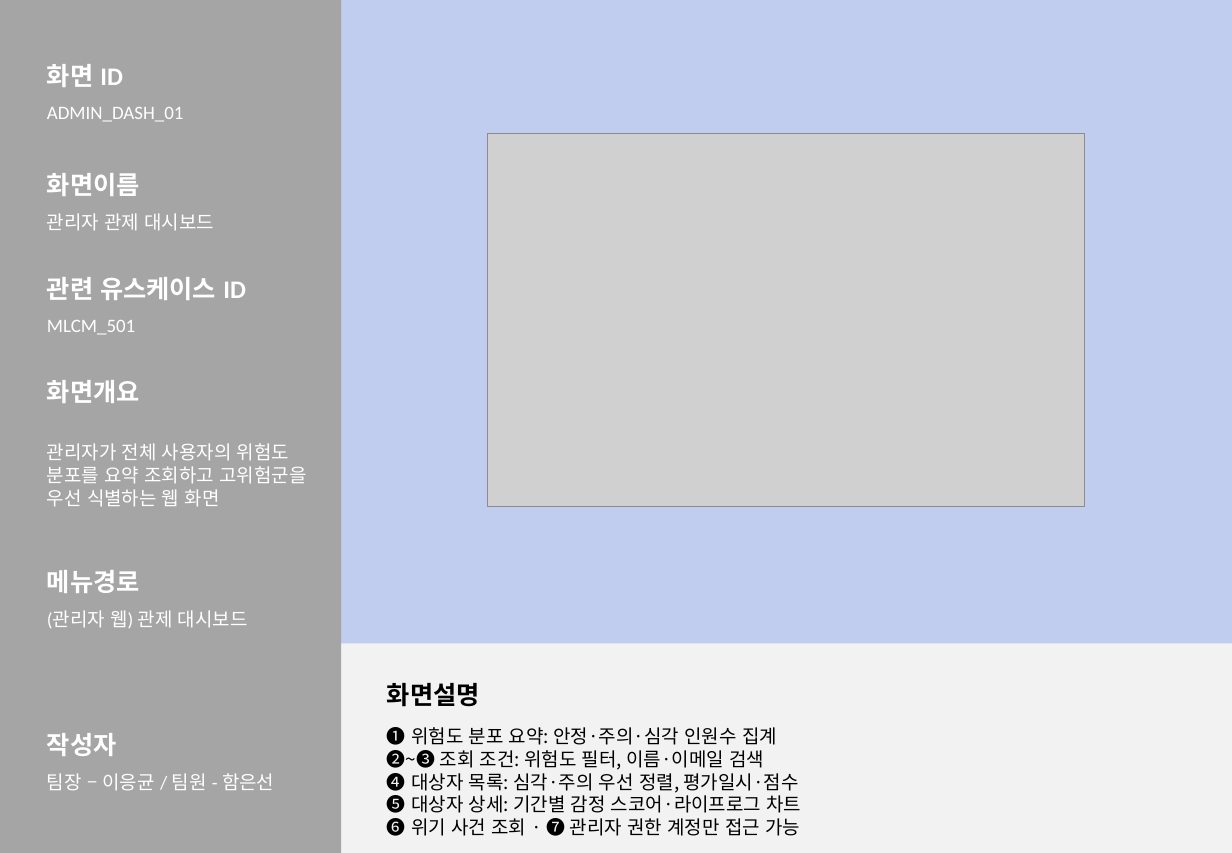
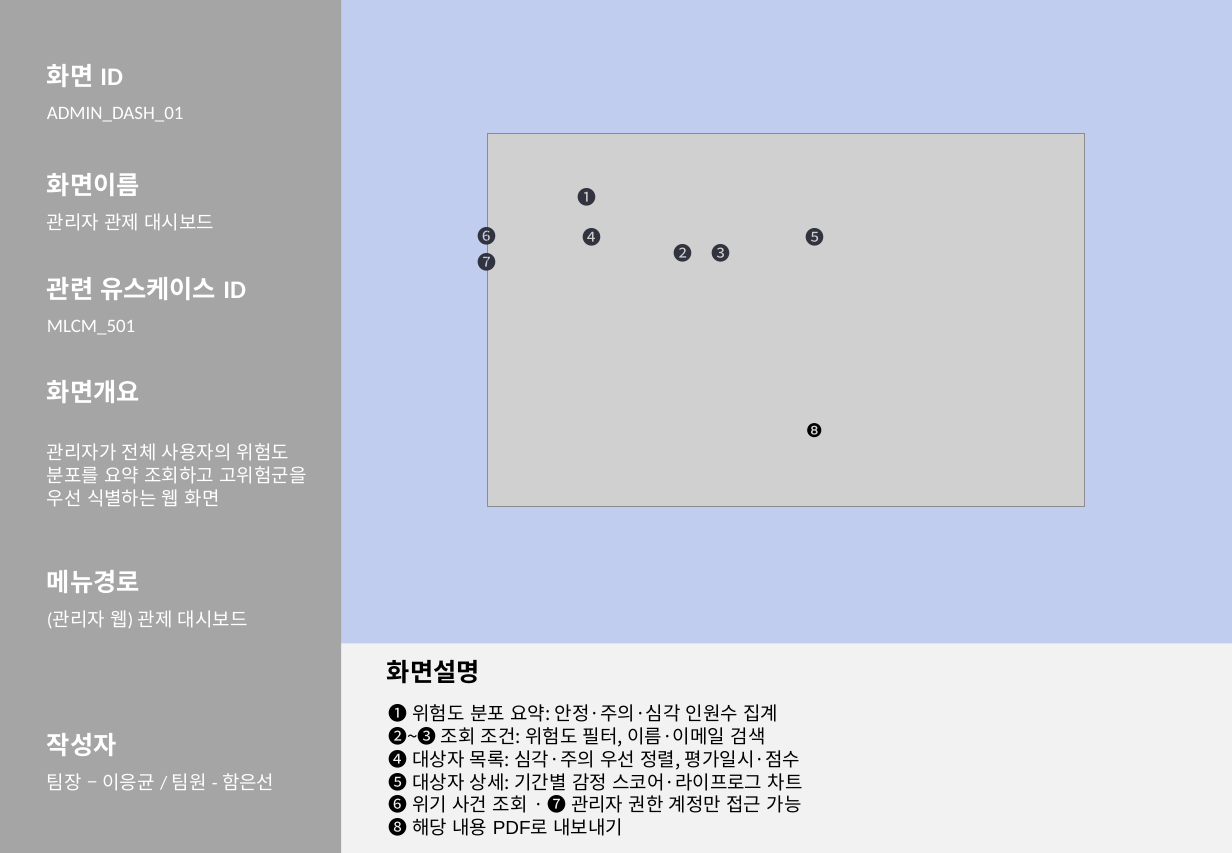
Before and after one commit to 2026-SMHRD-KDT-HealthCare-5/lisn, a slide deck: slide 21 of documents/화면설계서_귀기울임.pptx. Drawn at 1232x853 pixels with LibreOffice and Linux fonts; fonts in the diff are those of the drawing; grey boxes stand for pictures. Boxes give left, top, right and bottom in pixels: in the first picture for what was removed or moved away, otherwise in the second. Text is boxed around its words. In the diff, an @@ line names an element or a change of style, - is before the commit and + after.

```diff
--- a/documents/화면설계서_귀기울임.pptx
+++ b/documents/화면설계서_귀기울임.pptx
@@ text added at [578, 184, 597, 209], 12 pt, text #31333F @@
+❶
@@ text added at [477, 224, 496, 249], 12 pt, text #31333F @@
+❻
@@ text added at [582, 228, 601, 246], 12 pt, text #31333F @@
+❹
@@ text added at [806, 228, 825, 246], 12 pt, text #31333F @@
+❺
@@ text added at [477, 250, 496, 275], 12 pt, text #31333F @@
+❼
@@ text added at [673, 240, 692, 265], 12 pt, text #31333F @@
+❷
@@ text added at [712, 244, 731, 262], 12 pt, text #31333F @@
+❸
@@ text added at [806, 423, 823, 437], 12 pt, text #000000 @@
+❽
@@ text "화면설명": place and size @@
-text "화면설명" at [387, 683, 480, 707]
+text "화면설명" at [387, 660, 480, 684]
@@ text "❶ 위험도 분포 요약: 안정·주의·심각 ...": place and size @@
-text "❶ 위험도 분포 요약: 안정·주의·심각 ..." at [387, 724, 801, 840]
+text "❶ 위험도 분포 요약: 안정·주의·심각 ..." at [388, 701, 803, 840]
@@ text at [388, 815, 623, 840]: paragraph added @@
+❽ 해당 내용 PDF로 내보내기
```
Also in this commit, not shown: 15 other slides changed, 3 other files.
